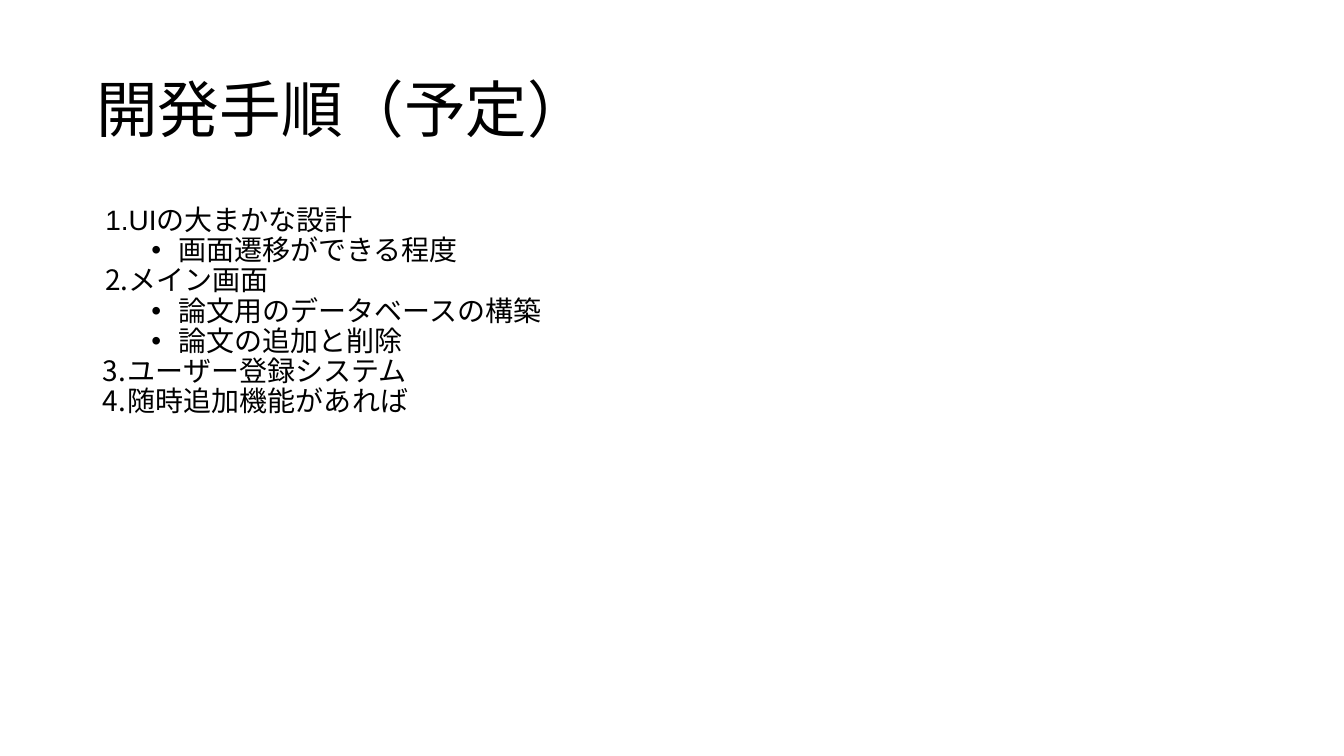
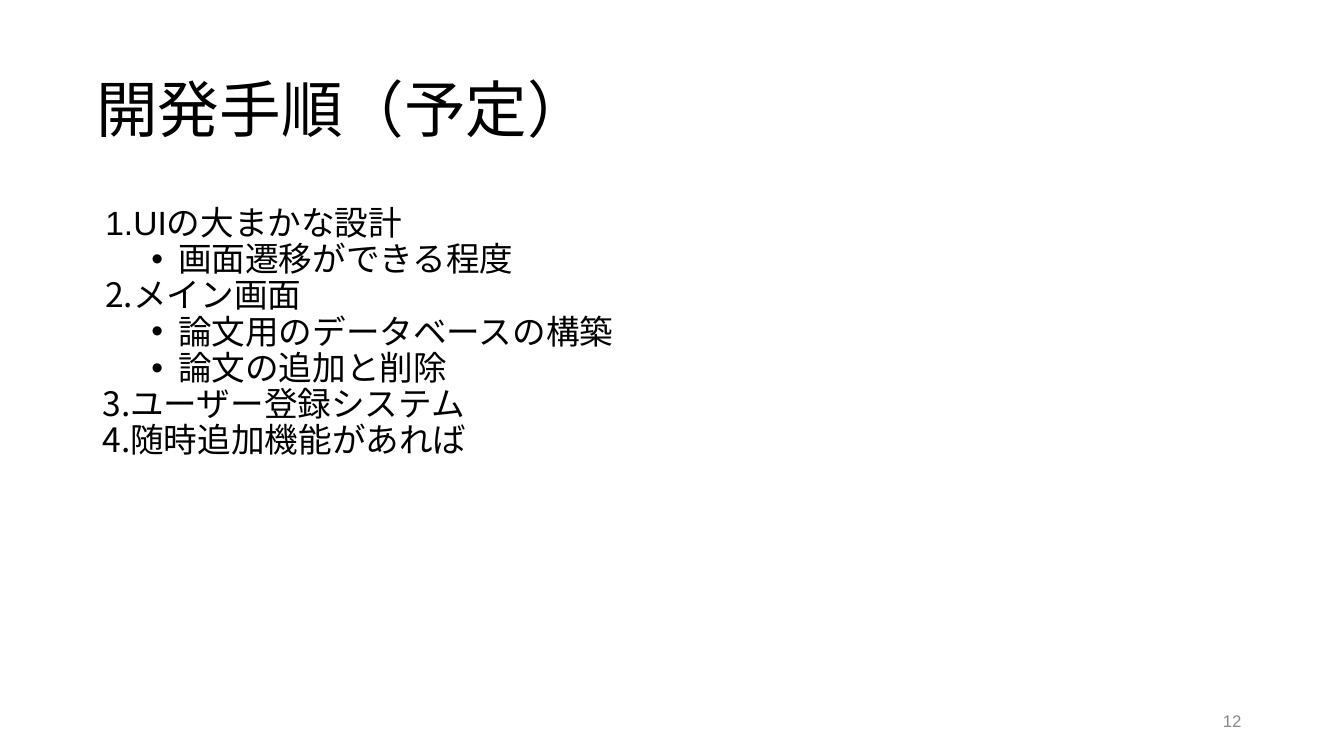
Before and after one commit to minehisa/ex2021, a slide deck: slide 12 of スライド資料/提案資料/20210607_pitch.pptx (slide 11 before the commit). Drawn at 1344x756 pixels with LibreOffice and Linux fonts; fonts in the diff are those of the drawing. Boxes give left, top, right and bottom in pixels: in the first picture for what was removed or moved away, otherwise in the second. Text is boxed around its words. In the diff, an @@ line names an element or a change of style, - is before the commit and + after.

```diff
--- a/スライド資料/提案資料/20210607_pitch.pptx
+++ b/スライド資料/提案資料/20210607_pitch.pptx
@@ text "UIの大まかな設計" at <box>102,208,613,455</box>: size 20 to 24 pt @@
@@ page number added at <box>1223,715,1242,727</box>, 12 pt, text #888888 @@
+12
```
Also in this commit, not shown: 11 other slides changed, 1 slide added.
